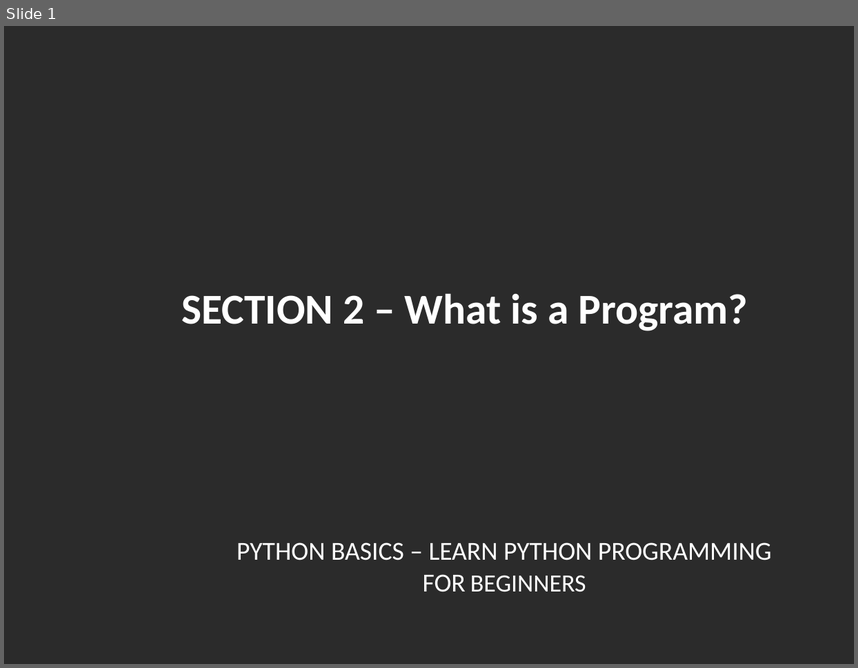
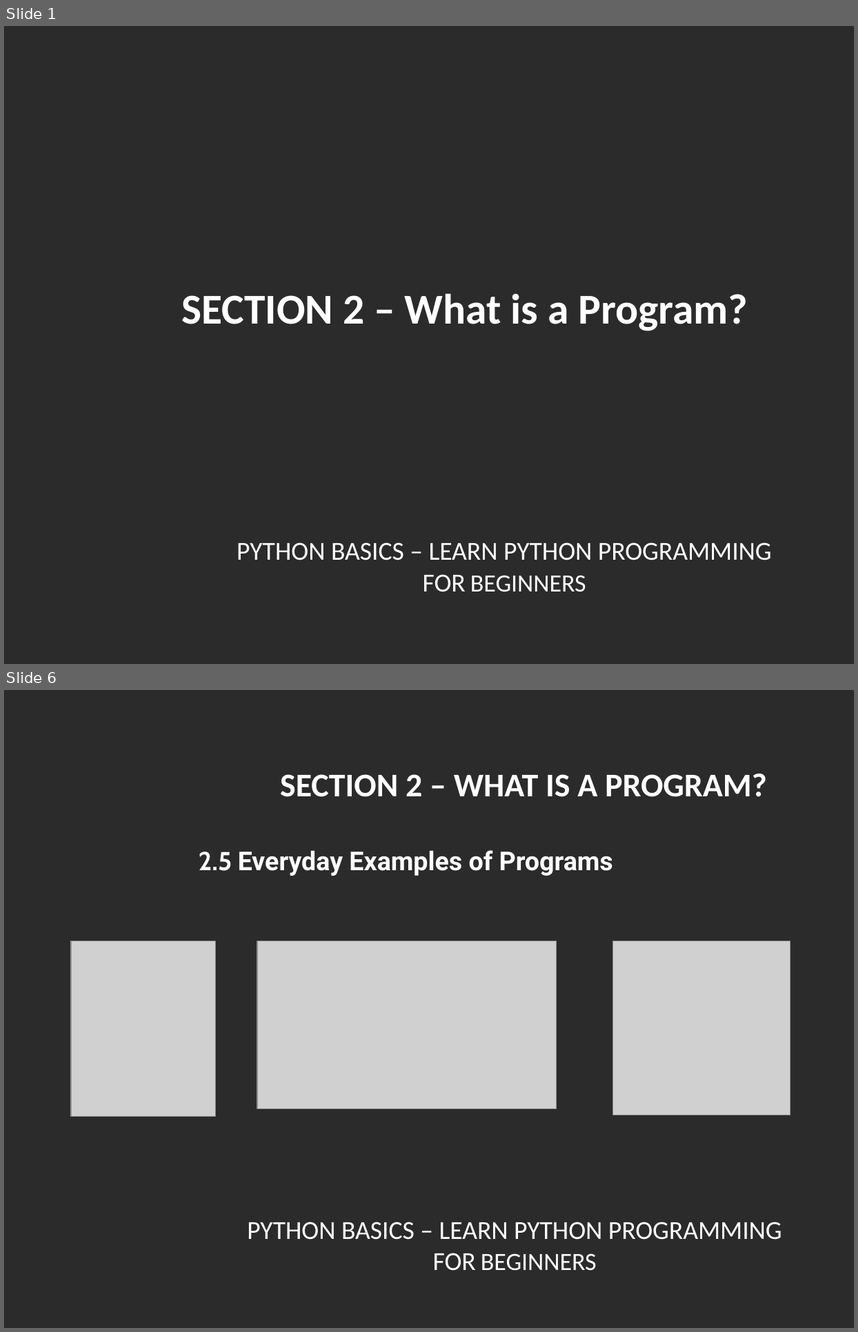
Before and after one commit to mmilushev91/Python-Basics-Learn-Python-Programming-for-Beginners, a slide deck: Section 2 - What is a program/What is a program.odp. Shown one above the other, each under a label of ours: slide 1 before the commit, slides 1 and 6 after it; the slides between them are not shown. The pictures are 858x668 and 858x1332 pixels, drawn with LibreOffice and Linux fonts; fonts in the diff are those of the drawing; grey boxes stand for pictures; background and template pictures are left out; a plain dark background stands for a picture behind light text. Boxes give left, top, right and bottom in pixels: in the first picture for what was removed or moved away, otherwise in the second. Text is boxed around its words. In the diff, an @@ line names an element or a change of style, - is before the commit and + after.

```diff
--- a/Section 2 - What is a program/What is a program.odp
+++ b/Section 2 - What is a program/What is a program.odp
@@ slide 6 added at (4,690,854,1328), background picture (left out) @@
@@ text added at (280,773,767,797), 28 pt, text #FFFFFF, bold @@
+SECTION 2 – WHAT IS A PROGRAM?
@@ text added at (199,850,613,876), 22 pt, text #FFFFFF, bold @@
+2.5 Everyday Examples of Programs
@@ picture added at (71,940,216,1116) @@
@@ picture added at (257,940,557,1108) @@
@@ picture added at (613,940,791,1114) @@
@@ text added at (247,1221,782,1270), 22 pt, text #FFFFFF @@
+PYTHON BASICS – LEARN PYTHON PROGRAMMING
+FOR BEGINNERS
```
Also in this commit, not shown: 6 other slides added, 1 slide removed, 1 other file.
